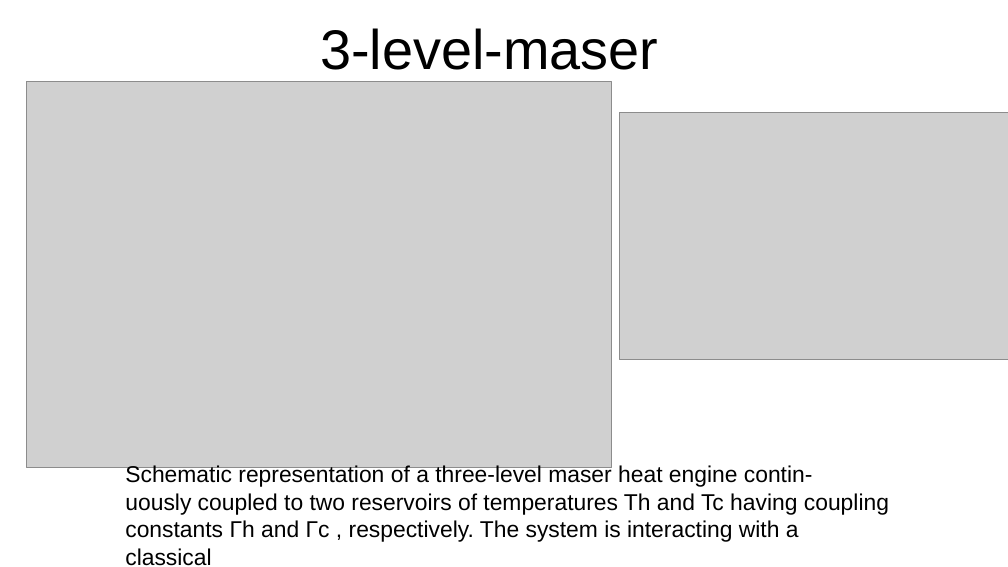
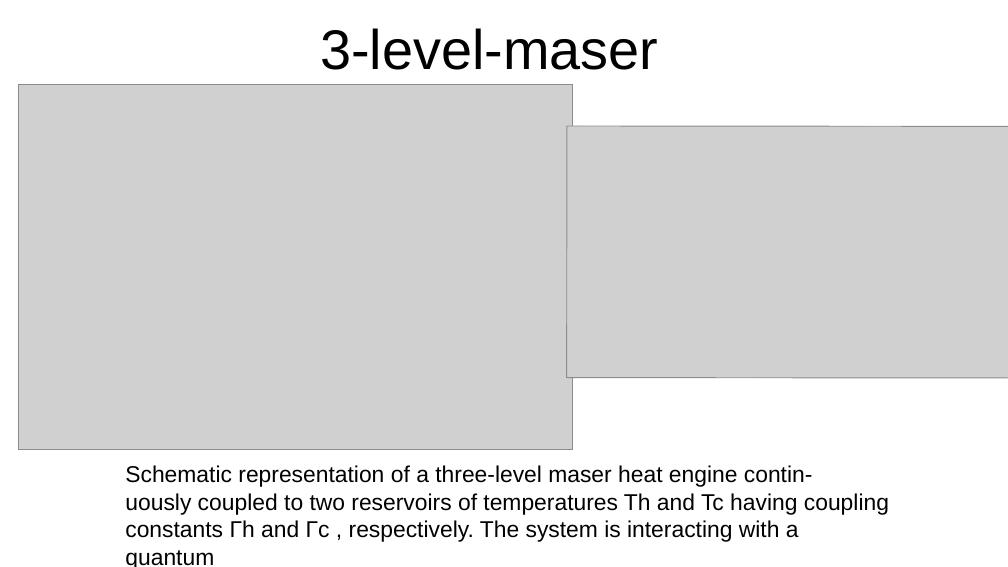
Before and after one commit to SanderStammbach/Sanders-Studium, a slide deck: slide 4 of Master-Projekt/Vortrag.odp. Drawn at 1008x567 pixels with LibreOffice and Linux fonts; fonts in the diff are those of the drawing; grey boxes stand for pictures; background and template pictures are left out. Boxes give left, top, right and bottom in pixels: in the first picture for what was removed or moved away, otherwise in the second. Text is boxed around its words. In the diff, an @@ line names an element or a change of style, - is before the commit and + after.

```diff
--- a/Master-Projekt/Vortrag.odp
+++ b/Master-Projekt/Vortrag.odp
@@ picture: place and size @@
-picture at box(27, 81, 612, 467)
+picture at box(18, 84, 573, 450)
@@ picture: place and size @@
-picture at box(619, 113, 1008, 360)
+picture at box(567, 126, 1008, 378)
@@ text at box(125, 520, 799, 567): text changed @@
-constants Γh and Γc , respectively. The system is interacting with a classical
+constants Γh and Γc , respectively. The system is interacting with a quantum
```
Also in this commit, not shown: 3 other slides changed, 12 other files.
